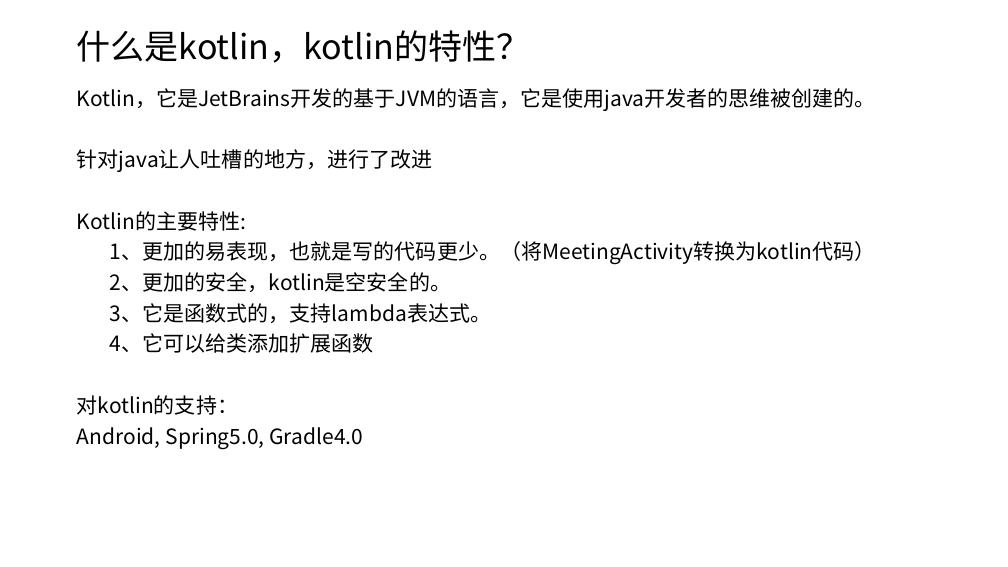
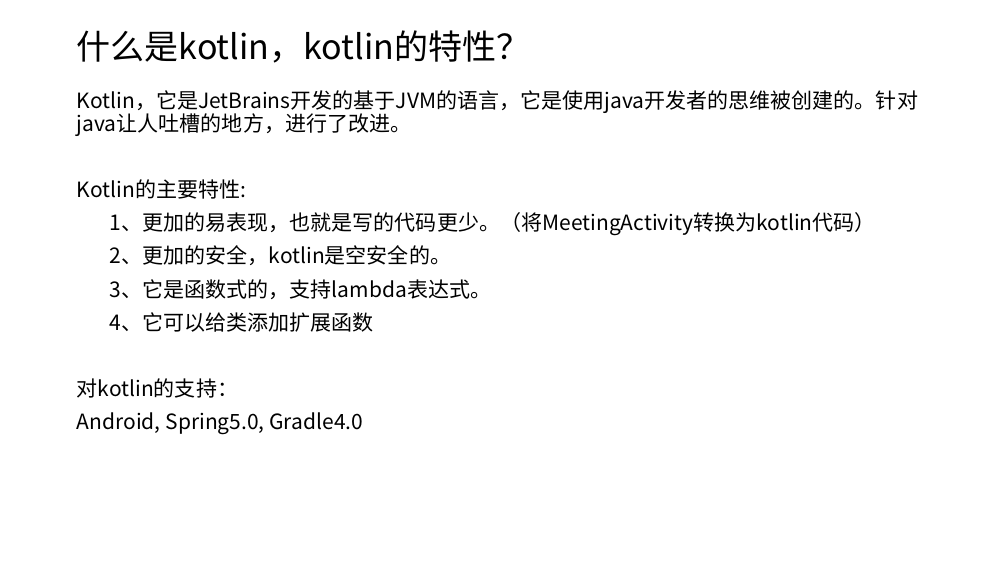
Before and after one commit to shenbibo/KotlinWeather, a slide deck: slide 3 of docs/初探kotlin.pptx. Drawn at 1008x567 pixels with LibreOffice and Linux fonts; fonts in the diff are those of the drawing. Boxes give left, top, right and bottom in pixels: in the first picture for what was removed or moved away, otherwise in the second. Text is boxed around its words. In the diff, an @@ line names an element or a change of style, - is before the commit and + after.

```diff
--- a/docs/初探kotlin.pptx
+++ b/docs/初探kotlin.pptx
@@ text at [77, 90, 918, 136]: text changed @@
-Kotlin，它是JetBrains开发的基于JVM的语言，它是使用java开发者的思维被创建的。
-针对java让人吐槽的地方，进行了改进
+Kotlin，它是JetBrains开发的基于JVM的语言，它是使用java开发者的思维被创建的。针对java让人吐槽的地方，进行了改进。
@@ text at [77, 179, 876, 435]: line spacing 0.8 to 0.9 @@
```
Also in this commit, not shown: 1 other slide changed, 2 slides added.
